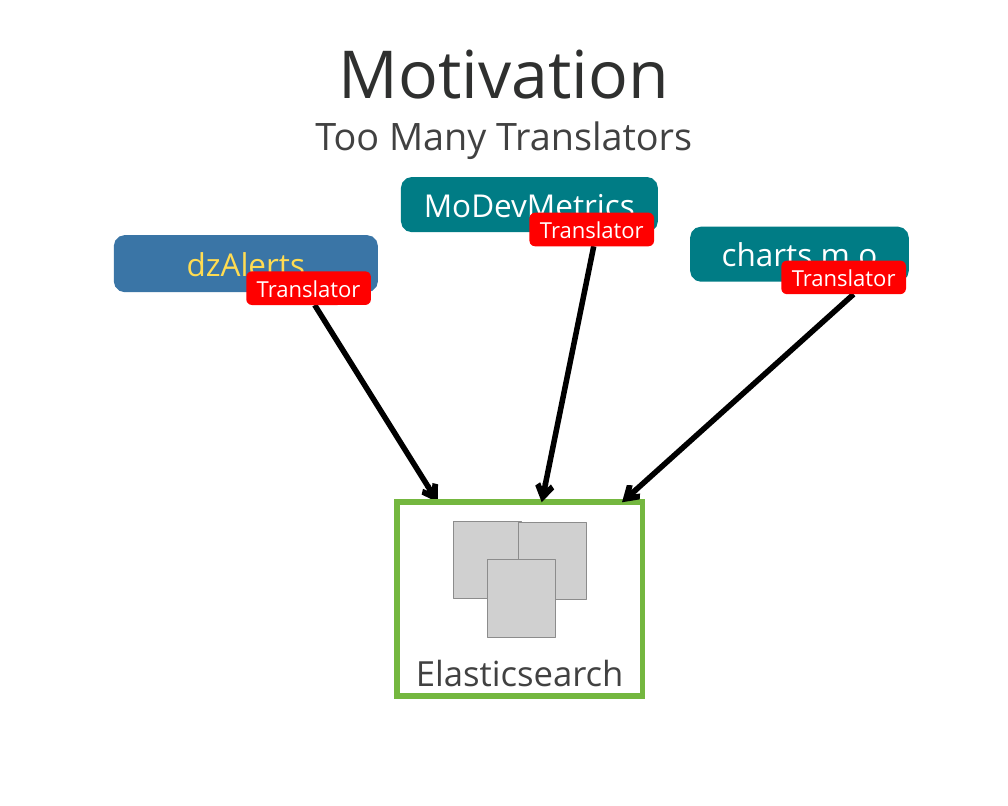
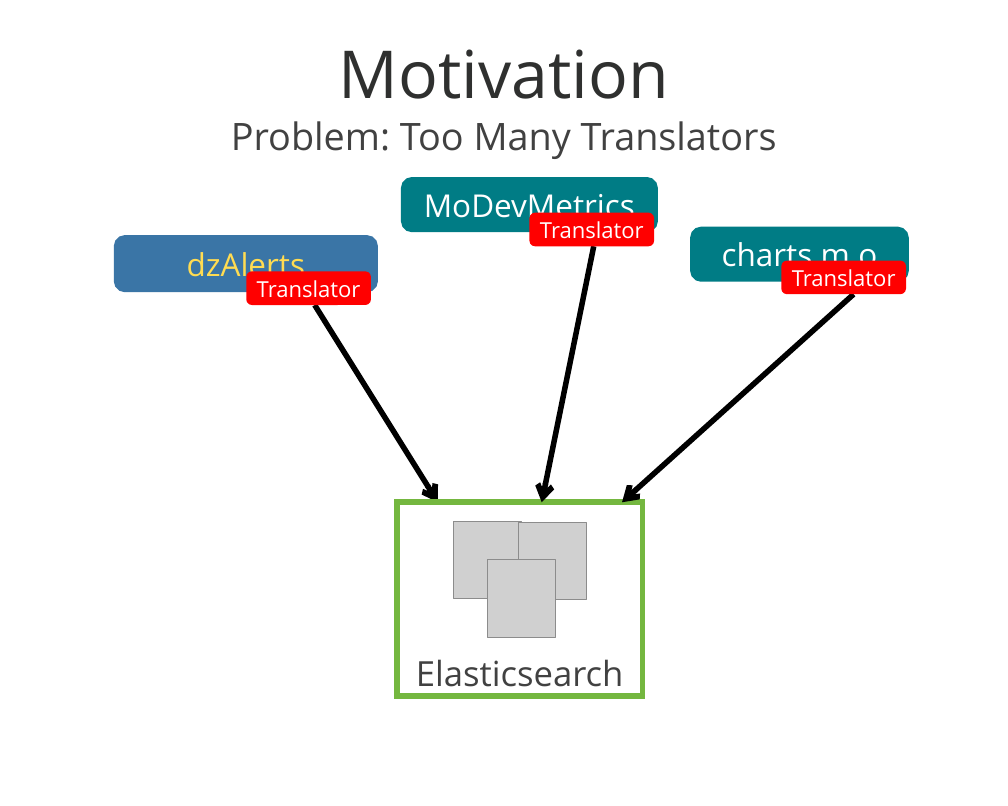
Before and after one commit to mozilla/ActiveData, a slide deck: slide 24 of docs/ActiveData Summary 150323.ppt. Drawn at 1008x806 pixels with LibreOffice and Linux fonts; fonts in the diff are those of the drawing; grey boxes stand for pictures; background and template pictures are left out. Boxes give left, top, right and bottom in pixels: in the first picture for what was removed or moved away, otherwise in the second. Text is boxed around its words. In the diff, an @@ line names an element or a change of style, - is before the commit and + after.

```diff
--- a/docs/ActiveData Summary 150323.ppt
+++ b/docs/ActiveData Summary 150323.ppt
@@ text at [231, 121, 777, 159]: text changed @@
-Too Many Translators
+Problem: Too Many Translators
```
Also in this commit, not shown: 5 other slides changed, 2 slides added, 2 slides removed, 2 other files.
